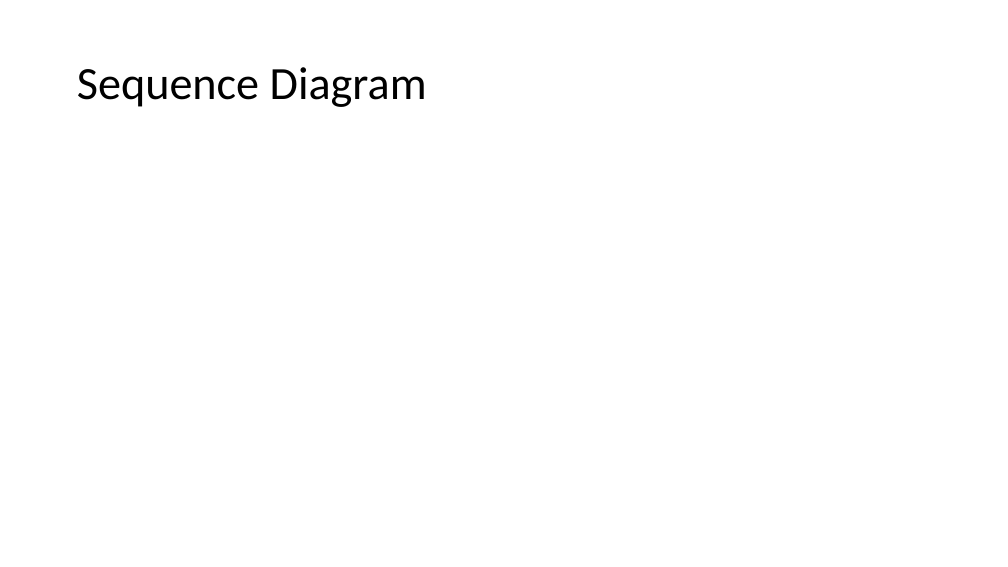
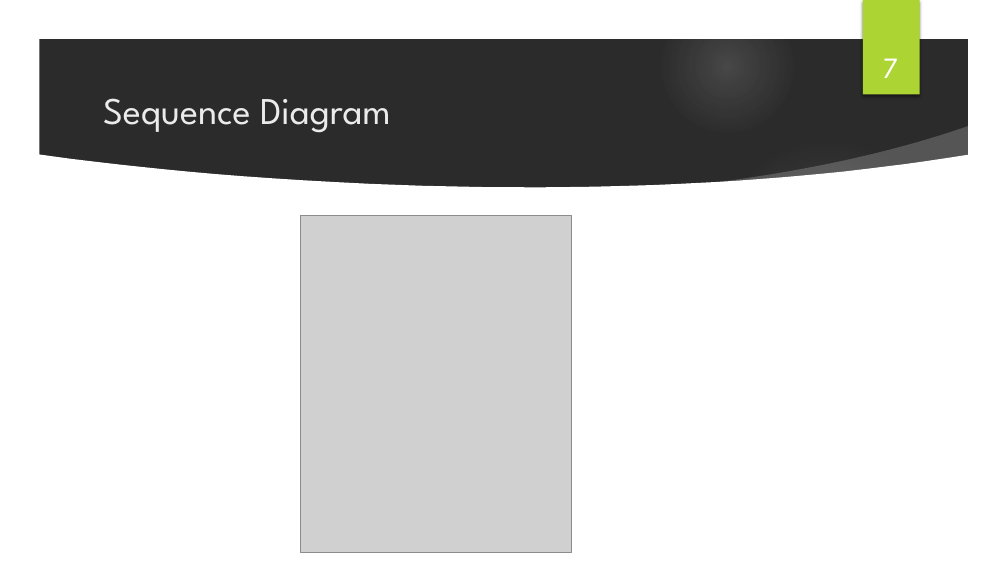
Before and after one commit to ipw969/370Project, a slide deck: slide 7 of Documentation/Final Project Presentation/Achievatron Final Presentation.pptx (slide 6 before the commit). Drawn at 1008x567 pixels with LibreOffice and Linux fonts; fonts in the diff are those of the drawing; grey boxes stand for pictures; background and template pictures are left out; a plain dark background stands for a picture behind light text. Boxes give left, top, right and bottom in pixels: in the first picture for what was removed or moved away, otherwise in the second. Text is boxed around its words. In the diff, an @@ line names an element or a change of style, - is before the commit and + after.

```diff
--- a/Documentation/Final Project Presentation/Achievatron Final Presentation.pptx
+++ b/Documentation/Final Project Presentation/Achievatron Final Presentation.pptx
@@ background #FFFFFF to picture (left out) @@
@@ group added at [0, 0, 1008, 567]: 3 ellipses, 3 freeform shapes @@
@@ rectangle added at [863, 0, 920, 95], fill #ACD433 @@
@@ page number added at [883, 58, 898, 78], 28 pt, text #FFFFFF @@
+7
@@ title "Sequence Diagram": place and size @@
-title "Sequence Diagram" at [77, 67, 427, 107]
+title "Sequence Diagram" at [103, 98, 391, 133]
@@ title "Sequence Diagram" at [103, 98, 391, 133]: size 44 to 36 pt, font Calibri to League Spartan, text colour #000000 to #EBEBEB; line spacing 0.9 to 1 @@
@@ picture added at [300, 216, 572, 553] @@
```
Also in this commit, not shown: 7 other slides changed, 6 slides added, 5 slides removed.
